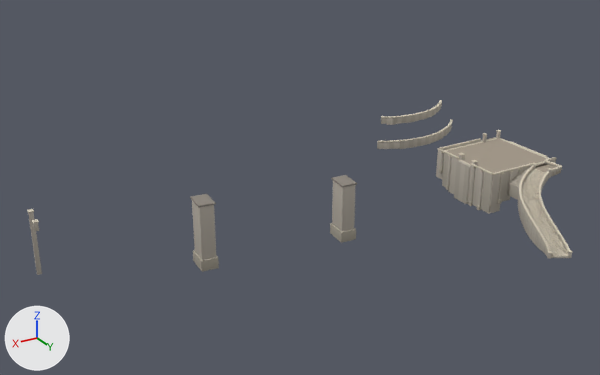
The glTF model assets/island/rb_plaza_low.glb: old version first, new version second.
Both versions are drawn from a 50 mm camera at (176.1, 175.5, 92.6) aimed at (70.5, -0.4, 4.7). The axes (+X, +Y, +Z) are drawn at lower left. The lights are the same throughout. The older version comes first. Vertices at exactly the same position are counted once.

Objects in the first picture: 'rb_plaza_LOD1'.
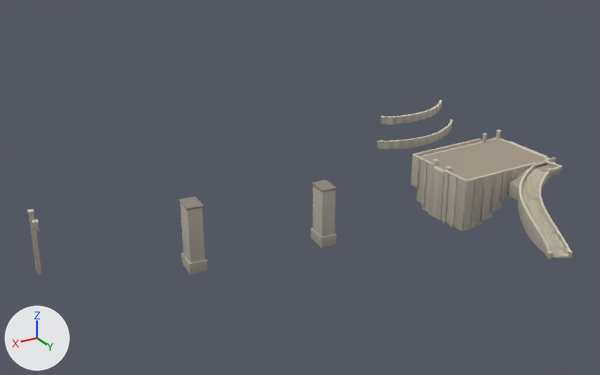
Location of each change, [x1, y1, x2, y2] in pixels of the pictures (600 x 375 px; the box of a moved part takes in the faces that stretch with it):
'rb_plaza_LOD1', reshaped, moved
    both: [27, 100, 573, 275]
part 1 of me_rb_plaza_lod1, added
    after: [428, 167, 437, 216]
part 2 of me_rb_plaza_lod1, added
    after: [432, 169, 441, 218]
part 3 of me_rb_plaza_lod1, added
    after: [436, 171, 445, 221]
part 4 of me_rb_plaza_lod1, moved or reshaped
    before: [436, 150, 444, 179]
    after: [411, 156, 418, 186]
part 5 of me_rb_plaza_lod1, added
    after: [416, 160, 425, 203]
part 6 of me_rb_plaza_lod1, added
    after: [422, 164, 433, 212]
part 7 of me_rb_plaza_lod1, moved or reshaped
    before: [451, 154, 459, 159]
    after: [425, 160, 434, 165]
part 8 of me_rb_plaza_lod1, added
    after: [441, 172, 452, 223]
part 9 of me_rb_plaza_lod1, moved or reshaped
    before: [470, 163, 479, 168]
    after: [444, 170, 452, 175]
part 10 of me_rb_plaza_lod1, added
    after: [448, 176, 459, 227]
part 11 of me_rb_plaza_lod1, added
    after: [455, 179, 467, 231]
part 12 of me_rb_plaza_lod1, moved or reshaped
    before: [485, 170, 493, 175]
    after: [459, 177, 467, 182]
part 13 of me_rb_plaza_lod1, added
    after: [462, 180, 475, 231]
part 14 of me_rb_plaza_lod1, added
    after: [474, 178, 484, 226]
part 15 of me_rb_plaza_lod1, moved or reshaped
    before: [489, 174, 501, 214]
    after: [484, 176, 493, 220]
part 16 of me_rb_plaza_lod1, deleted
    before: [330, 152, 522, 243]
part 17 of me_rb_plaza_lod1, moved or reshaped
    before: [394, 118, 570, 258]
    after: [393, 112, 570, 258]
part 18 of me_rb_plaza_lod1, moved or reshaped
    before: [190, 194, 219, 272]
    after: [179, 196, 207, 275]
part 19 of me_rb_plaza_lod1, added
    after: [311, 180, 337, 248]

The change in detail:
me_rb_plaza_lod1 is used by ob_rb_plaza_lod1; parent ob_rb_plaza; location (62.58, 7.786, -2.151); scale (76.6, 76.6, 76.6).
me_rb_plaza_lod1 had 5370 vertices, 8139 faces and spanned x -1.0..1.0, y -0.44..0.44, z -0.18..0.18.
me_rb_plaza_lod1 now has 5501 vertices, 8331 faces and spans x -1.0..1.0, y -0.44..0.44, z -0.18..0.18.
me_rb_plaza_lod1 part 1: a new loose piece, a box spanning x -0.524..-0.513, y -0.14..-0.114, z -0.174..0.027, in mat_rb_solid.
me_rb_plaza_lod1 part 2: a new loose piece, a box spanning x -0.524..-0.513, y -0.115..-0.089, z -0.174..0.027, in mat_rb_solid.
me_rb_plaza_lod1 part 3: a new loose piece, a box spanning x -0.524..-0.513, y -0.089..-0.064, z -0.173..0.027, in mat_rb_solid.
me_rb_plaza_lod1 part 4: the loose piece of 8 vertices spanning x -0.65, y -0.26..-0.22, z -0.08..0.04 is moved by (0.13, 0.0, 0.0).
me_rb_plaza_lod1 part 5: a new loose piece, a box spanning x -0.5235..-0.5169, y -0.2211..-0.1799, z -0.1466..0.0392, in mat_rb_solid.
me_rb_plaza_lod1 part 6: a new loose piece, a box spanning x -0.5235..-0.5169, y -0.1804..-0.1393, z -0.1705..0.0392, in mat_rb_solid.
me_rb_plaza_lod1 part 7: the loose piece of 8 vertices spanning x -0.65, y -0.18..-0.14, z 0.04 is moved by (0.13, 0.0, 0.0).
me_rb_plaza_lod1 part 8: a new loose piece, a box spanning x -0.5235..-0.5169, y -0.064..-0.0229, z -0.1704..0.0392, in mat_rb_solid.
me_rb_plaza_lod1 part 9: the loose piece of 8 vertices spanning x -0.65, y -0.06..-0.02, z 0.04 is moved by (0.13, 0.0, 0.0).
me_rb_plaza_lod1 part 10: a new loose piece, a box spanning x -0.5235..-0.5169, y -0.0233..0.0178, z -0.1703..0.0392, in mat_rb_solid.
me_rb_plaza_lod1 part 11: a new loose piece, a box spanning x -0.5235..-0.5169, y 0.0173..0.0585, z -0.1698..0.0392, in mat_rb_solid.
me_rb_plaza_lod1 part 12: the loose piece of 8 vertices spanning x -0.65, y 0.02..0.06, z 0.04 is moved by (0.13, 0.0, 0.0).
me_rb_plaza_lod1 part 13: a new loose piece, a box spanning x -0.5681..-0.52, y 0.0551..0.0615, z -0.1688..0.0392, in mat_rb_solid.
me_rb_plaza_lod1 part 14: a new loose piece, a box spanning x -0.6158..-0.5677, y 0.0551..0.0615, z -0.1624..0.0392, in mat_rb_solid.
me_rb_plaza_lod1 part 15: the loose piece of 8 vertices spanning x -0.7..-0.65, y 0.06, z -0.13..0.04 is moved by (0.04, 0.0, -0.01).
me_rb_plaza_lod1 part 16: 31 loose pieces with 248 vertices, spanning x -0.79..-0.08, y -0.24..0.07, z -0.18..0.05, are deleted.
me_rb_plaza_lod1 part 17: 296 vertices moved from x -0.9..-0.63, y -0.27..0.43, z -0.16..0.04 to x -0.9..-0.52, y -0.27..0.43, z -0.16..0.04; 275 vertices removed from x -0.93..-0.48, y -0.36..0.42, z -0.16..0.15; 518 vertices added at x -0.93..-0.48, y -0.36..0.42, z -0.17..0.17.
me_rb_plaza_lod1 part 18: 24 vertices removed from x 0.4..0.47, y -0.25..-0.15, z -0.17..0.08; 24 vertices added at x 0.44..0.51, y -0.25..-0.15, z -0.17..0.08.
me_rb_plaza_lod1 part 19: 24 vertices added at x -0.06..0.01, y -0.2..-0.1, z -0.18..0.05.
Other edits to the shape of me_rb_plaza_lod1 do not show in these pictures.
Object 'rb_plaza_LOD1' (ob_rb_plaza_lod1) moves from (62.58, 7.786, -2.151) to (62.59, 7.786, -2.097).
